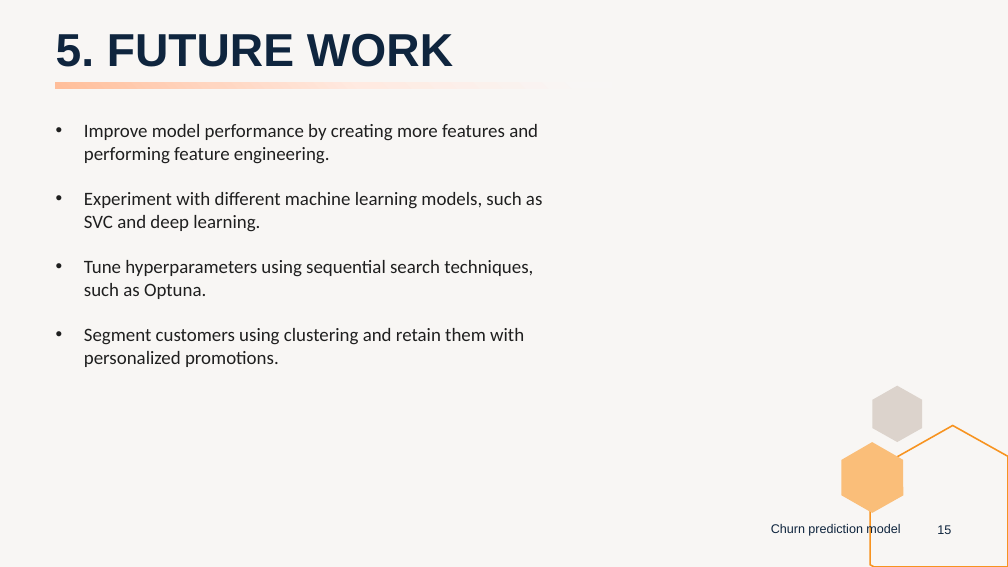
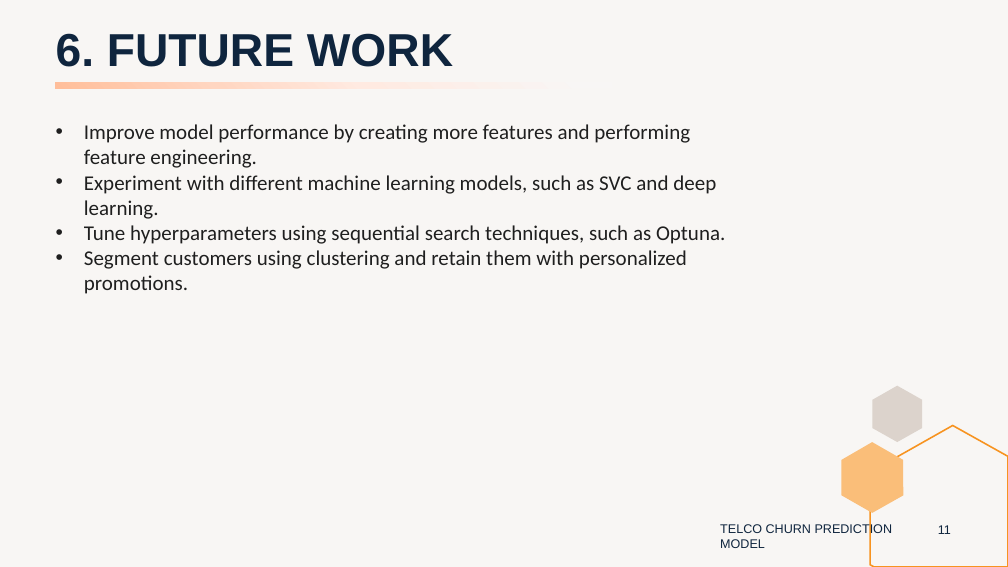
Before and after one commit to peerapat-t/telco_churn_prediction_model, a slide deck: slide 11 of Telco churn prediction model presentation.pptx (slide 15 before the commit). Drawn at 1008x567 pixels with LibreOffice and Linux fonts; fonts in the diff are those of the drawing. Boxes give left, top, right and bottom in pixels: in the first picture for what was removed or moved away, otherwise in the second. Text is boxed around its words. In the diff, an @@ line names an element or a change of style, - is before the commit and + after.

Commit message:
Add files via upload
update slide, improve model performance by add more iteration during randomized search

```diff
--- a/Telco churn prediction model presentation.pptx
+++ b/Telco churn prediction model presentation.pptx
@@ title at bbox=[56, 33, 453, 67]: text changed @@
-5. FUTURE WORK
+6. FUTURE WORK
@@ text "Improve model performance by creating ..." at bbox=[84, 124, 725, 294]: size 18 to 20 pt @@
@@ text at bbox=[720, 523, 893, 548]: text changed @@
-Churn prediction model
+TELCO CHURN PREDICTION MODEL
@@ page number at bbox=[938, 525, 951, 534]: text changed @@
-15
+11
```
Also in this commit, not shown: 13 other slides changed, 7 slides added, 4 slides removed, 2 other files.
